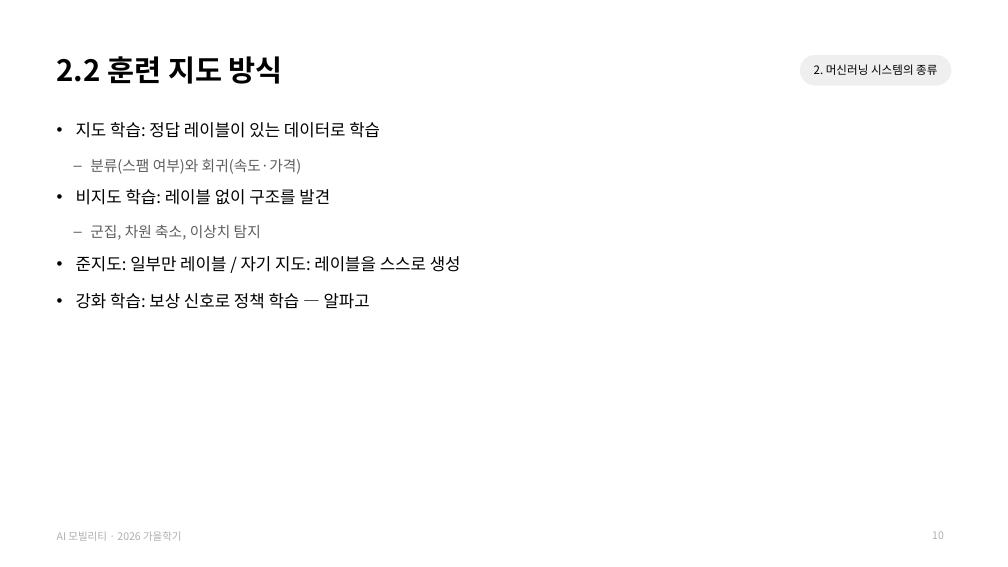
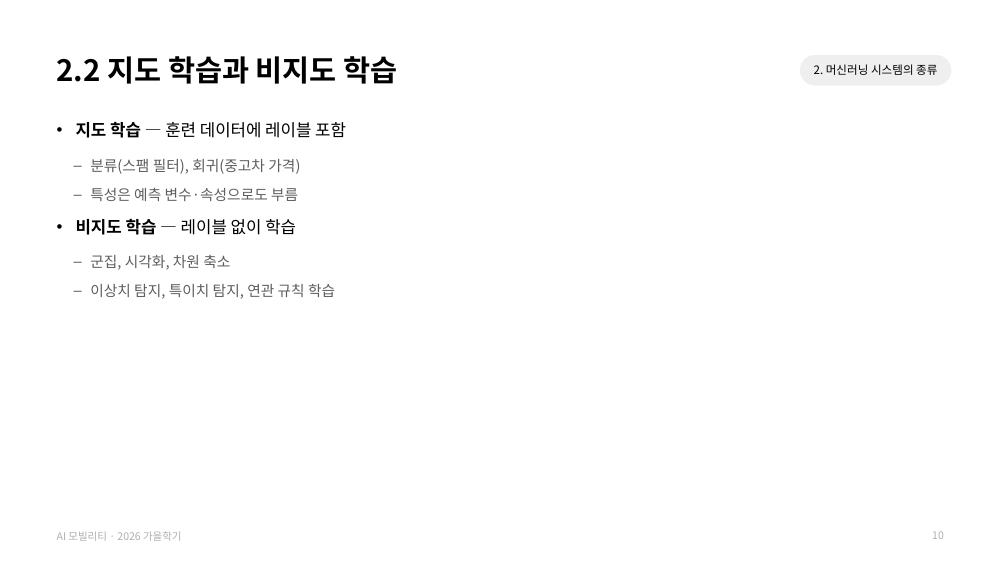
Before and after one commit to jihoyeo/ai-mobility, a slide deck: slide 10 of slides/week02/AI모빌리티_02_머신러닝개요.pptx. Drawn at 1008x567 pixels with LibreOffice and Linux fonts; fonts in the diff are those of the drawing. Boxes give left, top, right and bottom in pixels: in the first picture for what was removed or moved away, otherwise in the second. Text is boxed around its words. In the diff, an @@ line names an element or a change of style, - is before the commit and + after.

```diff
--- a/slides/week02/AI모빌리티_02_머신러닝개요.pptx
+++ b/slides/week02/AI모빌리티_02_머신러닝개요.pptx
@@ title at bbox=[57, 56, 398, 84]: text changed @@
-2.2 훈련 지도 방식
+2.2 지도 학습과 비지도 학습
@@ text at bbox=[76, 122, 346, 299]: text changed; size 16 to 14 pt; text colour #000000 to #5E5E5E @@
-• 지도 학습: 정답 레이블이 있는 데이터로 학습
-  – 분류(스팸 여부)와 회귀(속도·가격)
-• 비지도 학습: 레이블 없이 구조를 발견
-  – 군집, 차원 축소, 이상치 탐지
-• 준지도: 일부만 레이블 / 자기 지도: 레이블을 스스로 생성
-• 강화 학습: 보상 신호로 정책 학습 — 알파고
+• 지도 학습 — 훈련 데이터에 레이블 포함
+  – 분류(스팸 필터), 회귀(중고차 가격)
+  – 특성은 예측 변수·속성으로도 부름
+• 비지도 학습 — 레이블 없이 학습
+  – 군집, 시각화, 차원 축소
+  – 이상치 탐지, 특이치 탐지, 연관 규칙 학습
```
Also in this commit, not shown: 21 other slides changed, 4 slides added, 1 slide removed, 20 other files.
